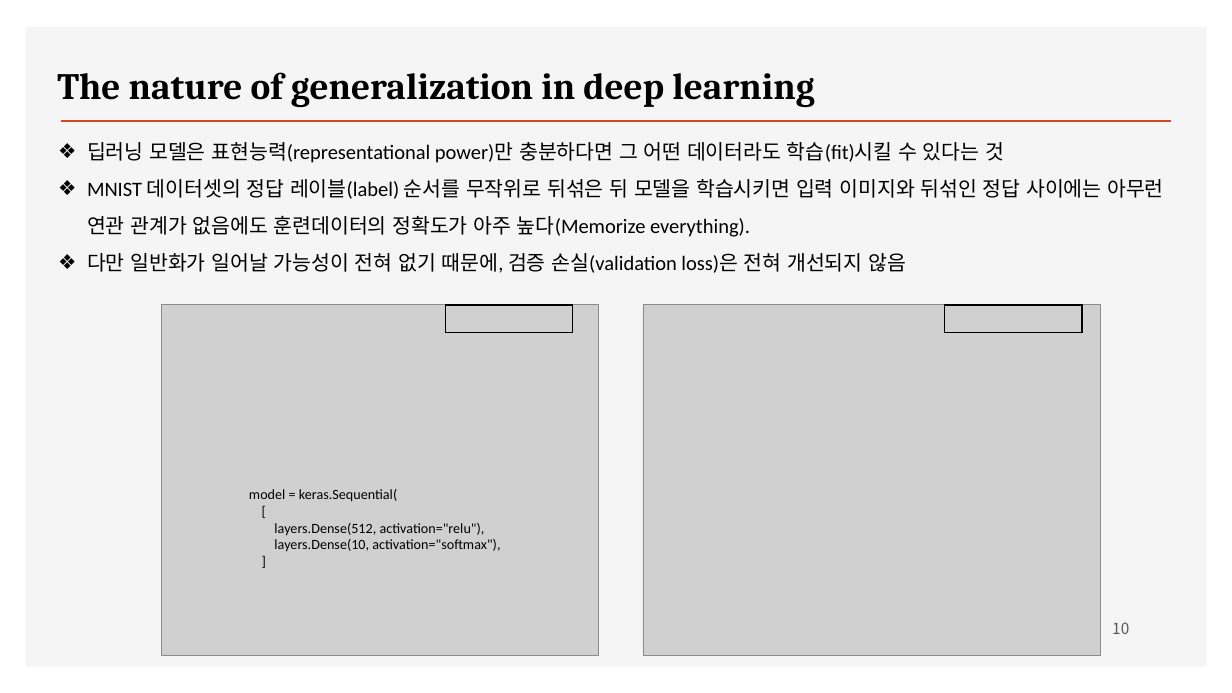
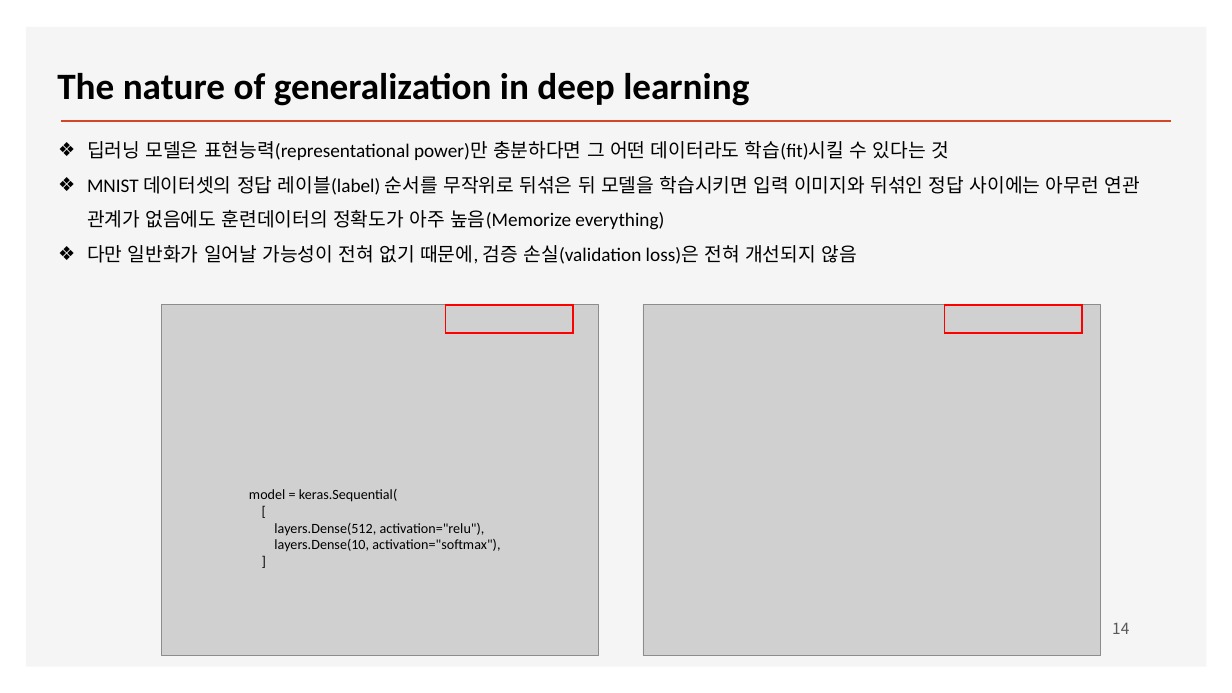
Before and after one commit to ancestor9/2026_Fall_Deep-Learning-with-Python, a slide deck: slide 14 of Chapter 05 Fundamentals of machine learning.pptx (slide 10 before the commit). Drawn at 1232x693 pixels with LibreOffice and Linux fonts; fonts in the diff are those of the drawing; grey boxes stand for pictures; background and template pictures are left out. Boxes give left, top, right and bottom in pixels: in the first picture for what was removed or moved away, otherwise in the second. Text is boxed around its words. In the diff, an @@ line names an element or a change of style, - is before the commit and + after.

```diff
--- a/Chapter 05 Fundamentals of machine learning.pptx
+++ b/Chapter 05 Fundamentals of machine learning.pptx
@@ text "The nature of generalization in ..." at (57, 73, 749, 106): font Cambria to Calibri @@
@@ text at (87, 141, 949, 264): size 16 to 15 pt in "딥러닝 모델은 표현능력(representational power)만 충분하다면 그 어떤 ...", "다만 일반화가 일어날 가능성이 전혀 없기 때문에, ..." @@
@@ text at (87, 176, 1139, 230): text changed; size 16 to 15 pt @@
-❖ MNIST 데이터셋의 정답 레이블(label) 순서를 무작위로 뒤섞은 뒤 모델을 학습시키면 입력 이미지와 뒤섞인 정답 사이에는 아무런 연관 관계가 없음에도 훈련데이터의 정확도가 아주 높다(Memorize everything).
+❖ MNIST 데이터셋의 정답 레이블(label) 순서를 무작위로 뒤섞은 뒤 모델을 학습시키면 입력 이미지와 뒤섞인 정답 사이에는 아무런 연관 관계가 없음에도 훈련데이터의 정확도가 아주 높음(Memorize everything)
@@ rectangle at (445, 305, 573, 333): outline #000000 1 pt to #FF0000 1.5 pt @@
@@ rectangle at (945, 305, 1082, 333): outline #000000 1 pt to #FF0000 1.5 pt @@
@@ page number at (1112, 622, 1129, 634): text changed @@
-10
+14
```
Also in this commit, not shown: 13 other slides changed, 13 slides added, 1 slide removed.
